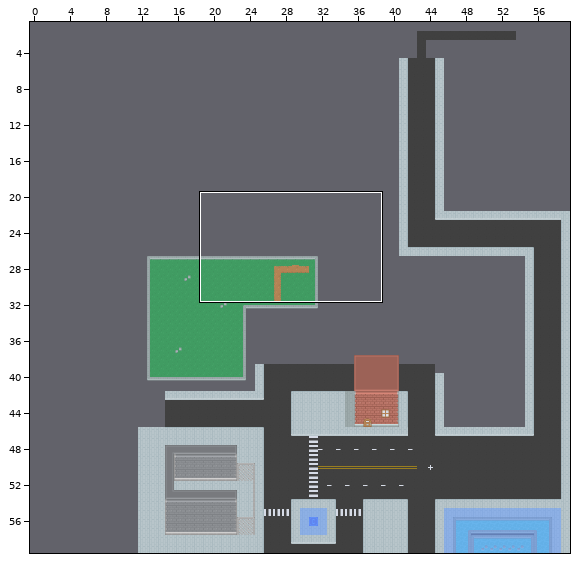
Two versions of a level (Tiled map, android/assets/test.tmx). The picture above shows the old version from afar; the outline marks the close-up.
Close-up. Before the commit:
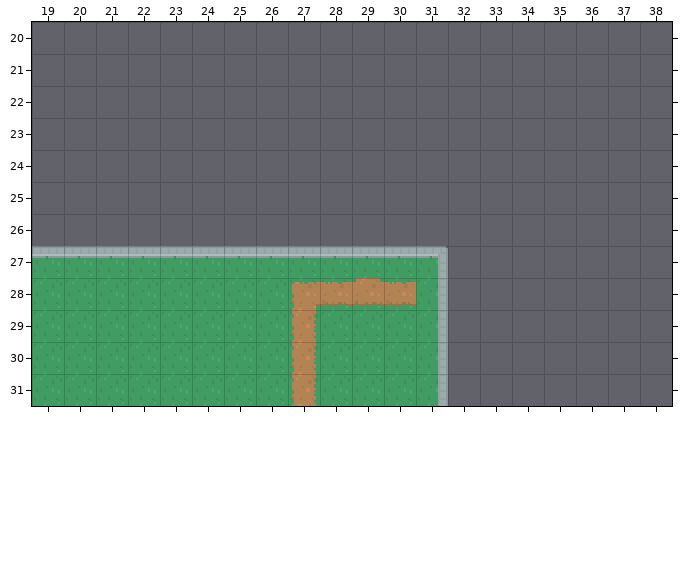
Cells are 16x16 px. Shown: x 19..38, y 20..31. The commit also changed other parts of the map, which this record leaves out.
The result:
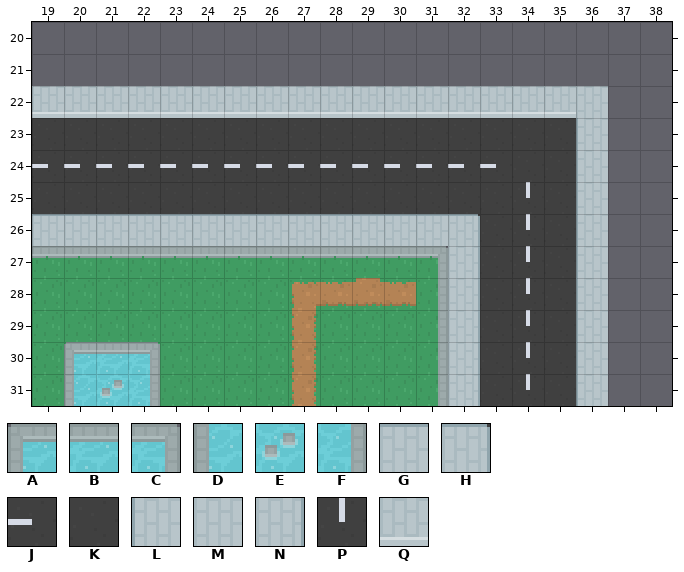
Key: from "tileset": A 178, B 179, C 180, D 216, E 217, F 218, G 729, H 730, J 731, K 733, L 766, M 767, N 768, P 769, Q 843.
_ is an empty cell, . an unchanged one.
Edits made:
--- layer "background"
@@ x 19..36 @@
-22 __________________
-23 __________________
-24 __________________
-25 __________________
-26 __________________
-27 ............._____
-28 ............._____
-29 ............._____
-30 ............._____
-31 ............._____
+22 QQQQQQQQQQQQQQQQQM
+23 KKKKKKKKKKKKKKKKKL
+24 JJJJJJJJJJJJJJJKKL
+25 KKKKKKKKKKKKKKKPKL
+26 GGGGGGGGGGGGGHKPKL
+27 .............NKPKL
+28 .............NKPKL
+29 .............NKPKL
+30 .............NKPKL
+31 .............NKPKL
--- layer "foreground"
@@ x 20..22 @@
-30 ___
-31 ___
+30 ABC
+31 DEF
Pixel boxes of the changes (left, top, right, bottom) in both close-ups:
added: (32, 86, 608, 406)
